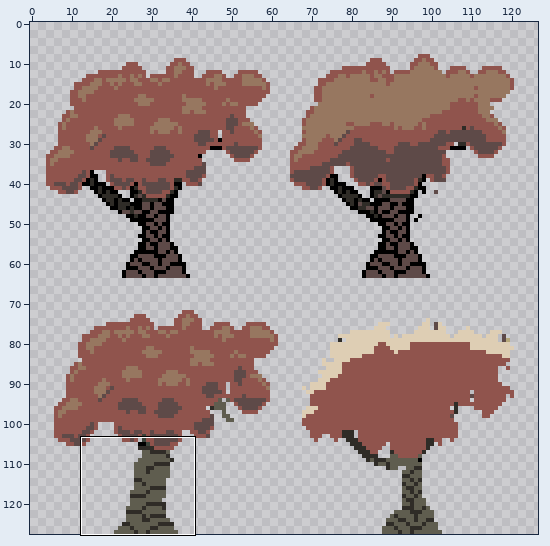
Pixel-art file -- assets/enviroment/tree.ase. The picture above shows the old version from afar; the outline marks the close-up.
Close-up. Earlier state:
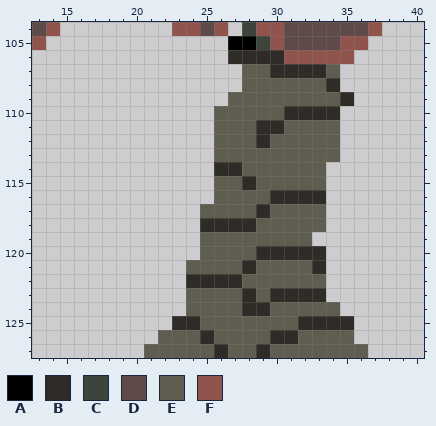
128x128 pixels, 1 frame. Shown: x 13..40, y 104..127. The wide view leaves out empty margins. The commit also changed other parts of the picture, which this record leaves out.
Visible layers, top first: "leaves", "body".
Palette (. is transparent): A #000000  B #2f2c27  C #3d443b  D #5e4a48  E #5f5d4f  F #90544d
Pixels before, first column x 13:
104 DF........FFDF.CFFDDDDDDF
105 F.............AACFDDDDFF.
106 ..............BBBBFFFFF..
107 ...............EEBBBBE...
108 ...............EEEEEEB...
109 ..............EEEEEEEEB..
110 .............EEEEEBBBB...
111 .............EEEBBEEEE...
112 .............EEEBEEEEE...
113 .............EEEEEEEEE...
114 .............BBEEEEEE....
115 .............EEBEEEEE....
116 .............EEEEBBBB....
117 ............EEEEBEEEE....
118 ............BBBBEEEEE....
119 ............EEEEEEEE.....
120 ............EEEEBBBBB....
121 ...........EEEEBEEEEB....
122 ...........BBBBEEEEEE....
123 ...........EEEEBEBBBB....
124 ...........EEEEBBEEEEE...
125 ..........BBEEEEEEEBBBB..
126 .........EEEBEEEEBBEEEE..
127 ........EEEEEBEEBEEEEEEE.
New version:
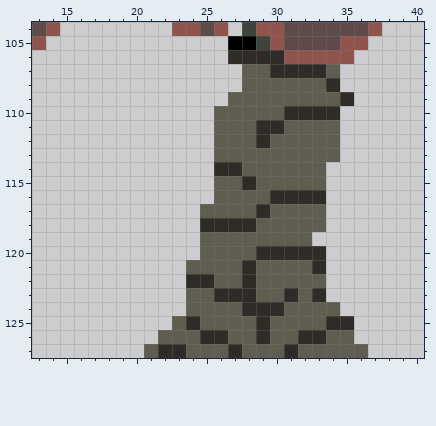
What changed:
Changed rows in their new state; - is an unchanged pixel.
Layer "body":
first column x 22:
122 ----EEB-----
123 ----BB--E-E-
124 --------B---
125 -E-----B--EE
126 ----B--BEEBB
127 BB--EB-E-B--
